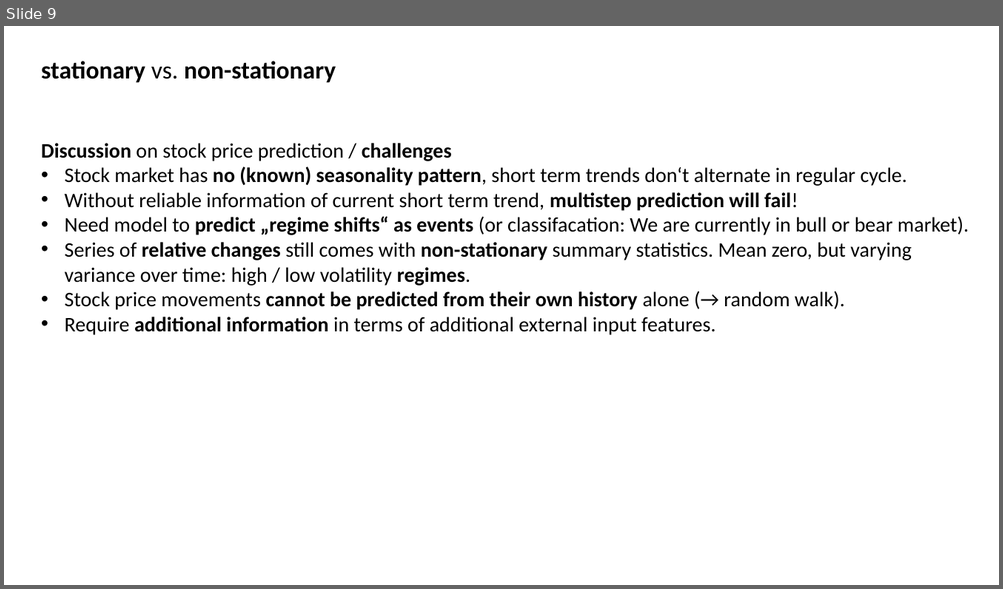
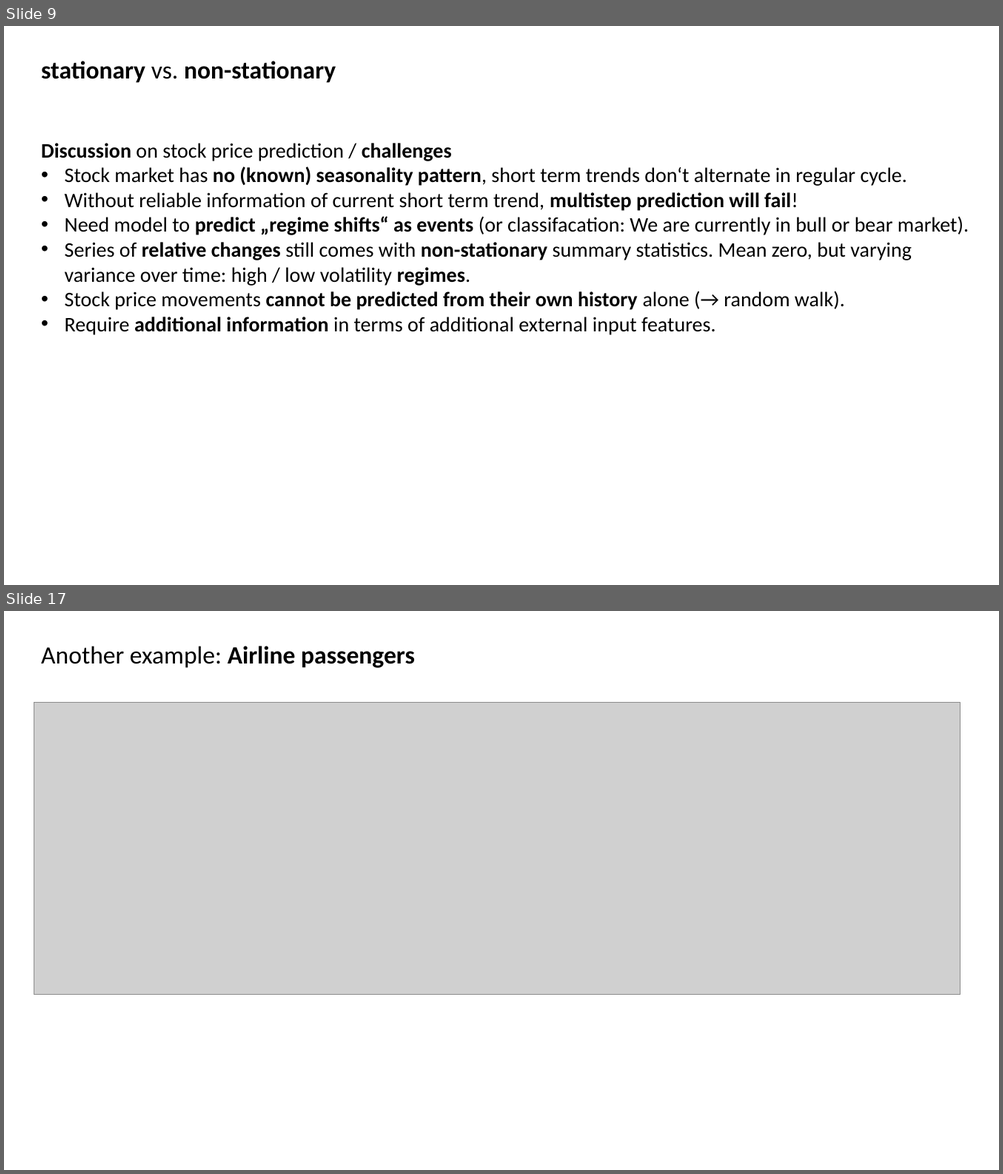
Before and after one commit to MarcoLandtHayen/EchoStateNetworks, a slide deck: ESN_wrapUP_decomposition_and_DeepESNs.pptx. Shown one above the other, each under a label of ours: slide 9 before the commit, slides 9 and 17 after it; the slides between them are not shown. The pictures are 1003x589 and 1003x1174 pixels, drawn with LibreOffice and Linux fonts; fonts in the diff are those of the drawing; grey boxes stand for pictures. Boxes give left, top, right and bottom in pixels: in the first picture for what was removed or moved away, otherwise in the second. Text is boxed around its words. In the diff, an @@ line names an element or a change of style, - is before the commit and + after.

```diff
--- a/ESN_wrapUP_decomposition_and_DeepESNs.pptx
+++ b/ESN_wrapUP_decomposition_and_DeepESNs.pptx
@@ slide 17 added at (4,611,999,1170), background #FFFFFF @@
@@ text added at (41,646,415,668), 24 pt, text #000000, bold @@
+Another example: Airline passengers
@@ picture added at (34,703,961,995) @@
```
Also in this commit, not shown: 12 other slides added, 2 other files.
